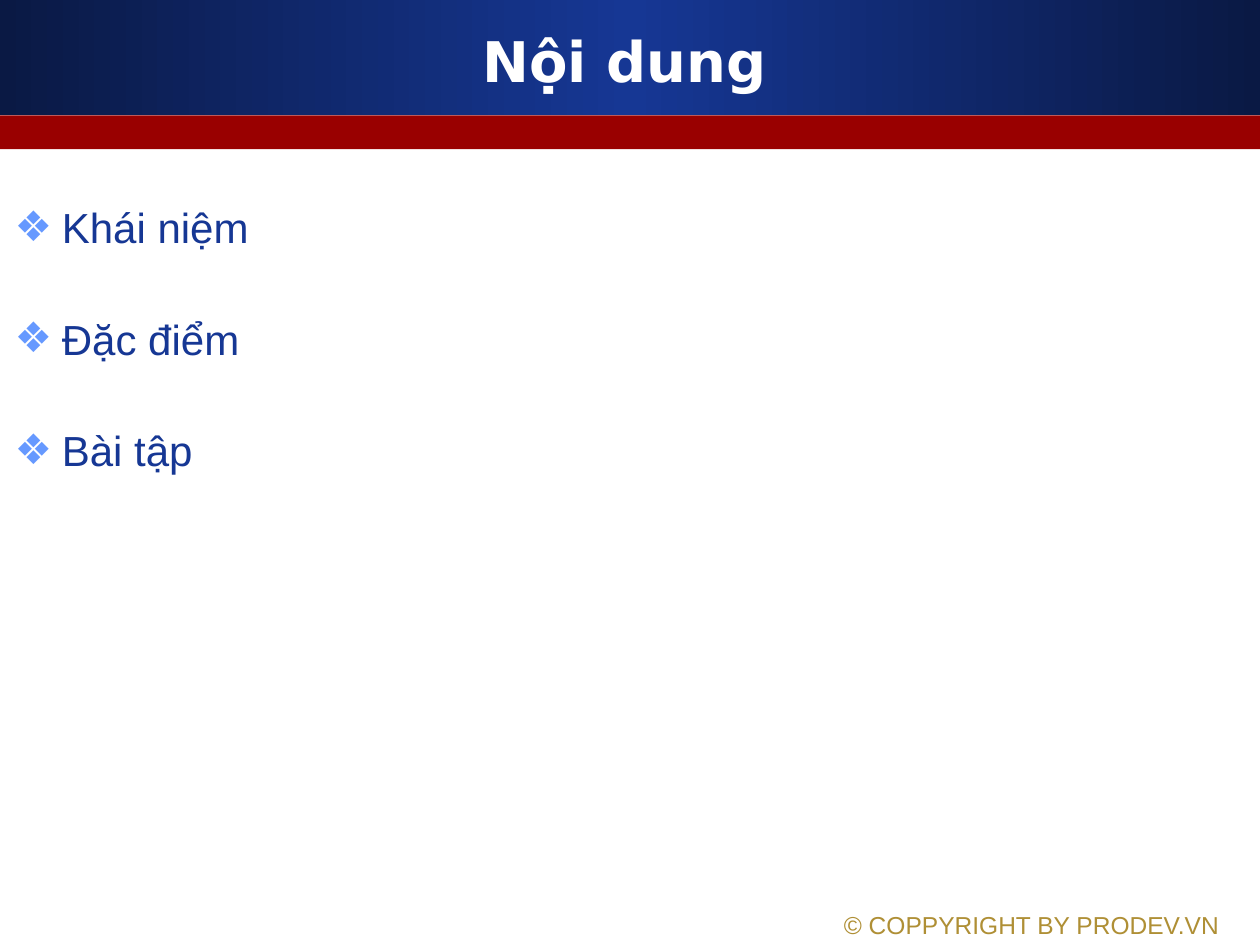
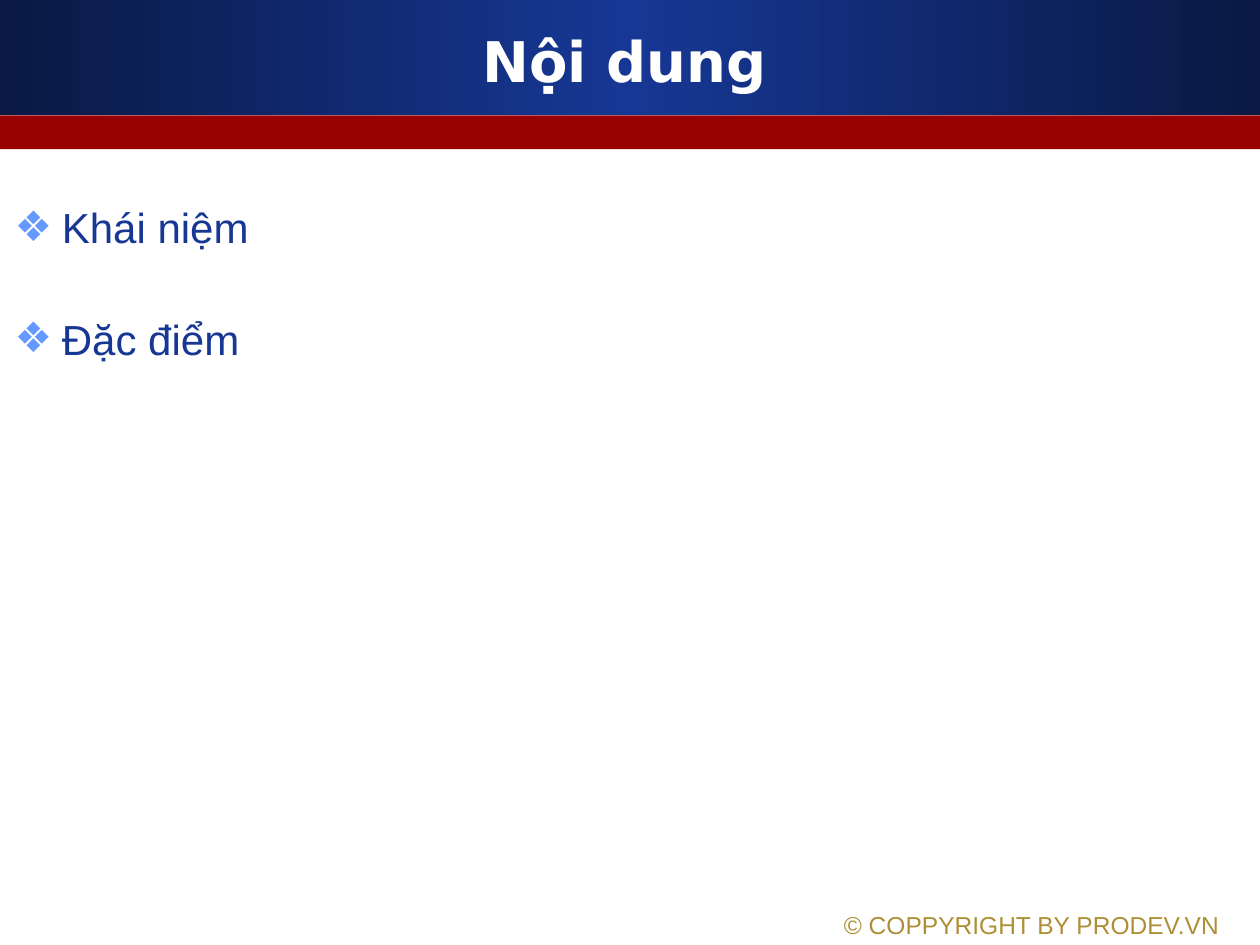
Before and after one commit to melng124/php39_devpro, a slide deck: slide 2 of Day12_PHP_Function_Custom_Include_Require_Function_Scope_Variable/Slides/2_Include_require_function.ppt. Drawn at 1260x945 pixels with LibreOffice and Linux fonts; fonts in the diff are those of the drawing. Boxes give left, top, right and bottom in pixels: in the first picture for what was removed or moved away, otherwise in the second. Text is boxed around its words. In the diff, an @@ line names an element or a change of style, - is before the commit and + after.

```diff
--- a/Day12_PHP_Function_Custom_Include_Require_Function_Scope_Variable/Slides/2_Include_require_function.ppt
+++ b/Day12_PHP_Function_Custom_Include_Require_Function_Scope_Variable/Slides/2_Include_require_function.ppt
@@ text at (62,435,192,474): paragraph removed @@
-❖ Bài tập
```
Also in this commit, not shown: 4 other files.
